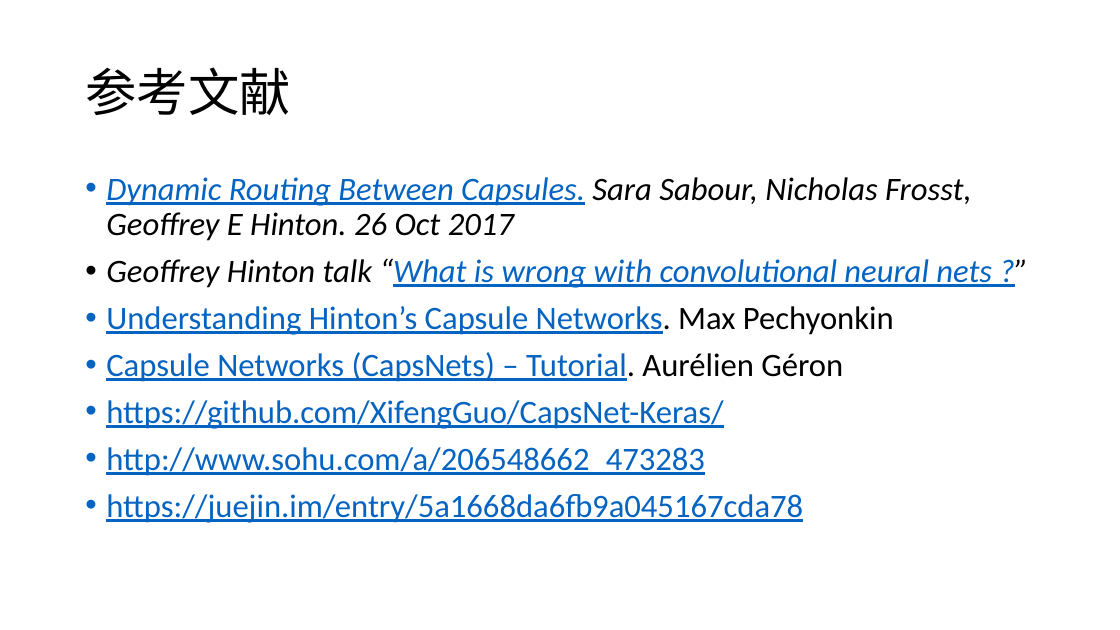
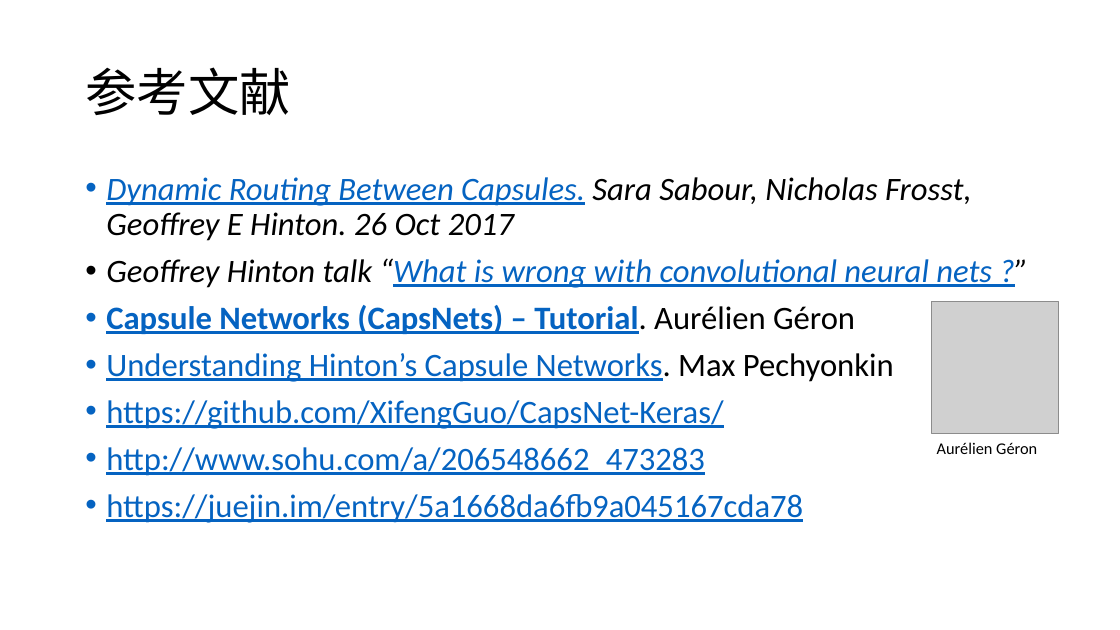
Before and after one commit to foamliu/Learning-DL, a slide deck: slide 19 of capsnet/CapsNet.pptx. Drawn at 1120x630 pixels with LibreOffice and Linux fonts; fonts in the diff are those of the drawing; grey boxes stand for pictures. Boxes give left, top, right and bottom in pixels: in the first picture for what was removed or moved away, otherwise in the second. Text is boxed around its words. In the diff, an @@ line names an element or a change of style, - is before the commit and + after.

```diff
--- a/capsnet/CapsNet.pptx
+++ b/capsnet/CapsNet.pptx
@@ text at (106, 305, 855, 334): paragraph added @@
+• Capsule Networks (CapsNets) – Tutorial. Aurélien Géron
@@ picture added at (932, 302, 1059, 434) @@
@@ text at (106, 352, 843, 382): paragraph removed @@
-• Capsule Networks (CapsNets) – Tutorial. Aurélien Géron
@@ text added at (937, 442, 1037, 454), 14 pt, text #000000 @@
+Aurélien Géron
```
Also in this commit, not shown: 1 other slide changed, 2 other files.
